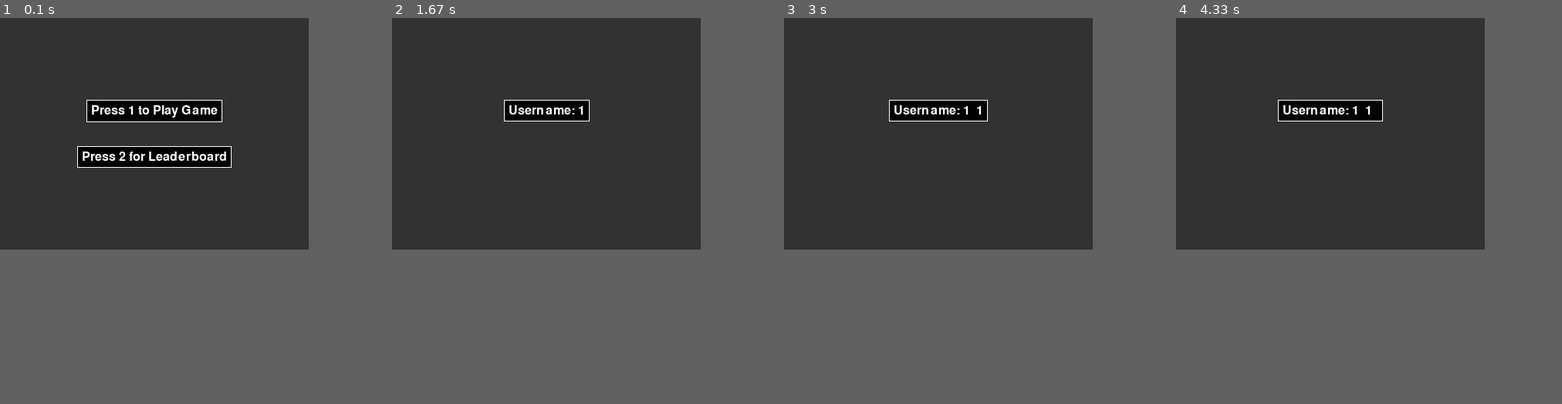
Above: before the commit, frames 1-4 (left to right).
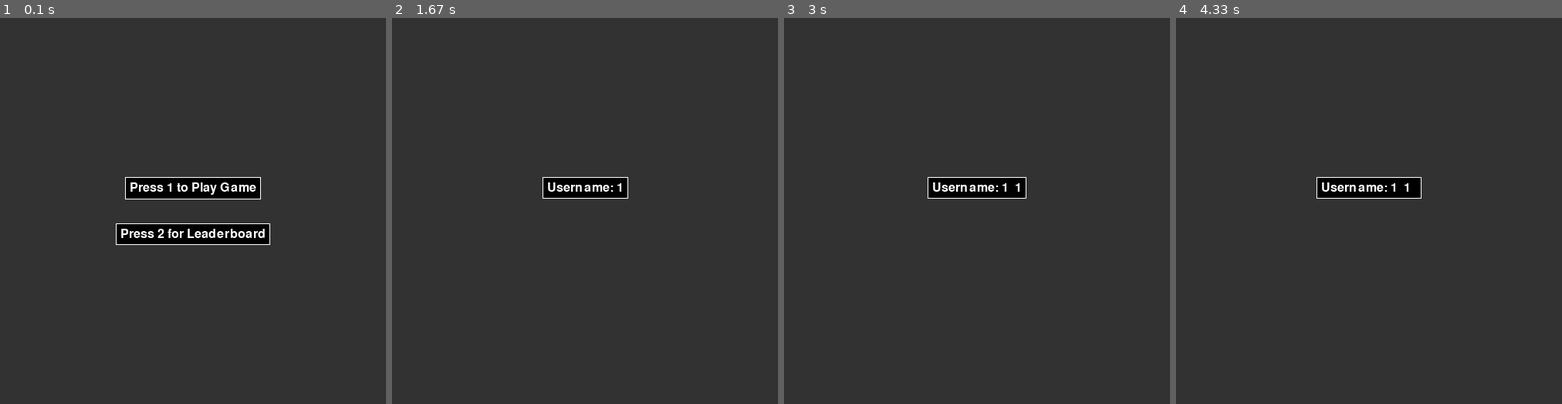
Above: after the commit, the same moments.

Repository: Amirhgdz2006/Mini-project
Game: pygame game, started from game.py
Two runs of this game, one before a commit and one after it. Both use one fixed random seed, a clock stepped at 60 frames per second and the inputs below.
Inputs:
- Up to frame 1 (0.1 s): no input
- Up to frame 2 (1.67 s): tap 1 at 0.33, 0.67, 1.17 s
- Up to frame 3 (3 s): tap Space at 1.73, 2.47 s; tap 1 at 2.55 s
- Up to frame 4 (4.33 s): tap Space at 3.33, 4.08 s
In our replay, the window is 400x300 before the commit and 500x500 after it. These sizes can differ from the game's own. Grey fills any space a smaller window leaves; there, only what the larger window draws over its background counts as a difference.

The runs differ from the first frame. In frame 1, 8.4% of the frame differs, in the area x 20-70%, y 21-59%; in frame 2, 2.4%; in frame 3, 2.8%; in frame 4, 3.0%.

Commit message:
hashtagnevisi.(final_edition)

Diff:
--- a/hashpassword.py
+++ b/hashpassword.py
@@ -2,18 +2,20 @@
 import json
 import os
 
+#aalgorit sha256
 def hash_password(password):
     return hashlib.sha256((password + "5gz").encode('utf-8')).hexdigest()
 
+
 def check_password(username, password):
-    file_path = 'users.json'
-    hashed_input_password = hash_password(password)
-    if os.path.exists(file_path):
-        with open(file_path, 'r') as f:
+    file_useremon = 'users.json'
+    password_hash_shodemon = hash_password(password)
+    if os.path.exists(file_useremon):
+        with open(file_useremon, 'r') as f:
             users = json.load(f)
         for user in users:
             if user['username'] == username:
-                if user['password'] == hashed_input_password:
+                if user['password'] == password_hash_shodemon:
                     return True
                 else:
                     return False
@@ -22,7 +24,7 @@
         return "not_found"
 
 def add_user(username, password):
-    file_path = 'users.json'
+    file_useremon = 'users.json'
     hashed_password = hash_password(password)
     new_user = {
         "username": username,
@@ -32,8 +34,8 @@
         "losses": 0
     }
 
-    if os.path.exists(file_path):
-        with open(file_path, 'r') as f:
+    if os.path.exists(file_useremon):
+        with open(file_useremon, 'r') as f:
             users = json.load(f)
     else:
         users = []
@@ -43,34 +45,14 @@
             return False
 
     users.append(new_user)
-    with open(file_path, 'w') as f:
-        json.dump(users, f, indent=4)
+    with open(file_useremon, 'w') as f:
+        json.dump(users, f , indent=4)
     return True
 
-def update_json(username, score, result):
-    file_path = 'users.json'
-    if os.path.exists(file_path):
-        with open(file_path, 'r') as f:
-            users = json.load(f)
-        for user in users:
-            if user['username'] == username:
-                user.setdefault('score', 0)
-                user.setdefault('wins', 0)
-                user.setdefault('losses', 0)
-
-                user['score'] = score
-                if result == "win":
-                    user['wins'] += 1
-                elif result == "lose":
-                    user['losses'] += 1
-                break
-        with open(file_path, 'w') as f:
-            json.dump(users, f, indent=4)
-
 def update_game_result(username, score, result):
-    file_path = 'users.json'
-    if os.path.exists(file_path):
-        with open(file_path, 'r') as f:
+    file_useremon = 'users.json'
+    if os.path.exists(file_useremon):
+        with open(file_useremon, 'r') as f:
             users = json.load(f)
         for user in users:
             if user['username'] == username:
@@ -84,7 +66,7 @@
                 elif result.lower() == "lose":
                     user['losses'] += 1
                 break
-        with open(file_path, 'w') as f:
+        with open(file_useremon, 'w') as f:
             json.dump(users, f, indent=4)
     else:
-        print(f"Error: {file_path} not found!")
+        print(f"Error: {file_useremon} not found!")
--- a/leaderboard.py
+++ b/leaderboard.py
@@ -24,13 +24,7 @@
     khode_leaderboard.add_column("LOSSES", justify="right", style="red")
 
     for index, user in enumerate(leaderboard):
-        khode_leaderboard.add_row(
-            str(index + 1),
-            user['username'],
-            str(user.get('score', 0)),
-            str(user.get('wins', 0)),
-            str(user.get('losses', 0))
-        )
+        khode_leaderboard.add_row(str(index + 1),user['username'],str(user.get('score', 0)),str(user.get('wins', 0)),str(user.get('losses', 0)))
 
     console.print(onvan)
     console.print(khode_leaderboard)
--- a/login.py
+++ b/login.py
@@ -1,13 +1,14 @@
 import pygame
 import hashpassword
-from pygame.locals import *
+from pygame.locals import * #keydown , key_backspace , quite va ...
 import game
 import subprocess
 import sys
 
 pygame.init()
 
-def get_key():
+#in tabe kilid migire az karbar va hamono barmigrdone va agar karbar zarbdar ro bezane kolan miad biron az game
+def gerftan_key_khoroj():
     while True:
         event = pygame.event.wait()
         if event.type == KEYDOWN:
@@ -16,106 +17,110 @@
             pygame.quit()
             sys.exit()
 
-def safe_siah(screen, message, x=0, y=0):
-    fontobject = pygame.font.Font(None, 24)
-    text_surface = fontobject.render(message, True, (255, 255, 255))
-    text_rect = text_surface.get_rect(center=((screen.get_width() / 2) + x, (screen.get_height() / 2) + y))
-    pygame.draw.rect(screen, (0, 0, 0), text_rect.inflate(10, 10))
-    pygame.draw.rect(screen, (255, 255, 255), text_rect.inflate(12, 12), 1)
-    screen.blit(text_surface, text_rect)
+#matn safahat ro ba tamami joziiat amade mikne
+def matn_safe_siah(screen, message, x=0, y=0):
+    font_text = pygame.font.Font(None , 24)
+    range_text = font_text.render(message, True ,(255, 255, 255))
+    mostatil_text = range_text.get_rect(center=((screen.get_width() / 2) + x, (screen.get_height() / 2) + y))
+    pygame.draw.rect(screen, (0, 0, 0), mostatil_text.inflate(10, 10))
+    pygame.draw.rect(screen, (255, 255, 255), mostatil_text.inflate(12, 12), 1)
+    screen.blit(range_text, mostatil_text)
 
+#bozorg va kuchiki va darvaghe barresi kardn va ezafe kardn vorodi haye karbar
 def vorodiha(screen, question, x=0, y=0):
-    pygame.font.init()
-    current_string = []
+    pygame.font.init() #bug
+    matn_halehazer = []
     shift_pressed = False
-    screen.fill((50, 50, 50))
-    safe_siah(screen, question + ": " + ''.join(current_string), x, y)
+    screen.fill((50, 50, 50)) #rang asli safe
+    matn_safe_siah(screen, question + ": " + ''.join(matn_halehazer), x, y)
     pygame.display.update()
 
     while True:
-        inkey = get_key()
+        vorodie = gerftan_key_khoroj()
 
-        if inkey == K_BACKSPACE:
-            current_string = current_string[:-1]
-        elif inkey == K_RETURN:
+        if vorodie == K_BACKSPACE:
+            matn_halehazer = matn_halehazer[:-1]
+        elif vorodie == K_RETURN:
             break
-        elif inkey in (K_LSHIFT, K_RSHIFT):
-            shift_pressed = True
+        elif vorodie in (K_LSHIFT, K_RSHIFT , K_CAPSLOCK):
+            # shift_pressed = True
+            shift_pressed = not shift_pressed
             continue
-        elif shift_pressed and 97 <= inkey <= 122:
-            current_string.append(chr(inkey - 32))
-            shift_pressed = False
-        elif 32 <= inkey <= 126:
-            current_string.append(chr(inkey))
+        elif shift_pressed and 97 <= vorodie <= 122:
+            matn_halehazer.append(chr(vorodie - 32))
+            # shift_pressed = False
 
+        elif 32 <= vorodie <= 126:
+            matn_halehazer.append(chr(vorodie))
         screen.fill((50, 50, 50))
-        safe_siah(screen, question + ": " + ''.join(current_string), x, y)
+        matn_safe_siah(screen, question + ": " + ''.join(matn_halehazer), x, y)
         pygame.display.update()
 
-    return ''.join(current_string)
+    return ''.join(matn_halehazer)
 
 def menu_aval(screen):
     while True:
         screen.fill((50, 50, 50))
-        safe_siah(screen, "Press 1 to Play Game", 0, -30)
-        safe_siah(screen, "Press 2 for Leaderboard", 0, 30)
+        matn_safe_siah(screen, "Press 1 to Play Game", 0, -30)
+        matn_safe_siah(screen, "Press 2 for Leaderboard", 0, 30)
         pygame.display.update()
 
-        key = get_key()
+        key = gerftan_key_khoroj()
         if key == K_1:
             return "play"
         elif key == K_2:
             return "leaderboard"
 
+#agar player play ro zad
 def login_menu(screen):
     screen.fill((50, 50, 50))
-    safe_siah(screen, "Press 1 for Sign Up", 0, -30)
-    safe_siah(screen, "Press 2 for Login", 0, 30)
+    matn_safe_siah(screen, "Press 1 for Sign Up", 0 , -30)
+    matn_safe_siah(screen, "Press 2 for Login", 0 , 30)
     pygame.display.update()
 
     while True:
-        key = get_key()
+        key = gerftan_key_khoroj()
         if key == K_1:
             return "signup"
         elif key == K_2:
             return "login"
 
+#nahve vorod player
 def player_login(screen, player):
     while True:
         screen.fill((50, 50, 50))
-        safe_siah(screen, f"{player} Turn", 0, -90)
+        # matn_safe_siah(screen, f"{player} Turn" , 0 , 0)
         pygame.display.update()
-
         choice = login_menu(screen)
         username = vorodiha(screen, "Username", 0, -30)
         password = vorodiha(screen, "Password", 0, 30)
 
         if choice == "signup":
             if hashpassword.add_user(username, password):
-                safe_siah(screen, f"{username} registered!", 0, 90)
+                matn_safe_siah(screen, f"{username} registered!", 0, 90)
                 pygame.display.update()
                 pygame.time.wait(2000)
                 return username
             else:
-                safe_siah(screen, f"{username} already exists!", 0, 90)
+                matn_safe_siah(screen, f"{username} already exists!", 0, 90)
                 pygame.display.update()
                 pygame.time.wait(2000)
         elif choice == "login":
             result = hashpassword.check_password(username, password)
             if result == "not_found":
-                safe_siah(screen, f"{username} not found!", 0, 90)
+                matn_safe_siah(screen, f"{username} not found!", 0, 90)
             elif result:
-                safe_siah(screen, f"{username} logged in!", 0, 90)
+                matn_safe_siah(screen, f"{username} logged in!", 0, 90)
                 pygame.display.update()
                 pygame.time.wait(2000)
                 return username
             else:
-                safe_siah(screen, "Wrong password!", 0, 90)
+                matn_safe_siah(screen, "Wrong password!", 0, 90)
             pygame.display.update()
             pygame.time.wait(2000)
 
 def main():
-    screen = pygame.display.set_mode((400, 300))
+    screen = pygame.display.set_mode((500, 500))
     choice = menu_aval(screen)
 
     if choice == "play":
